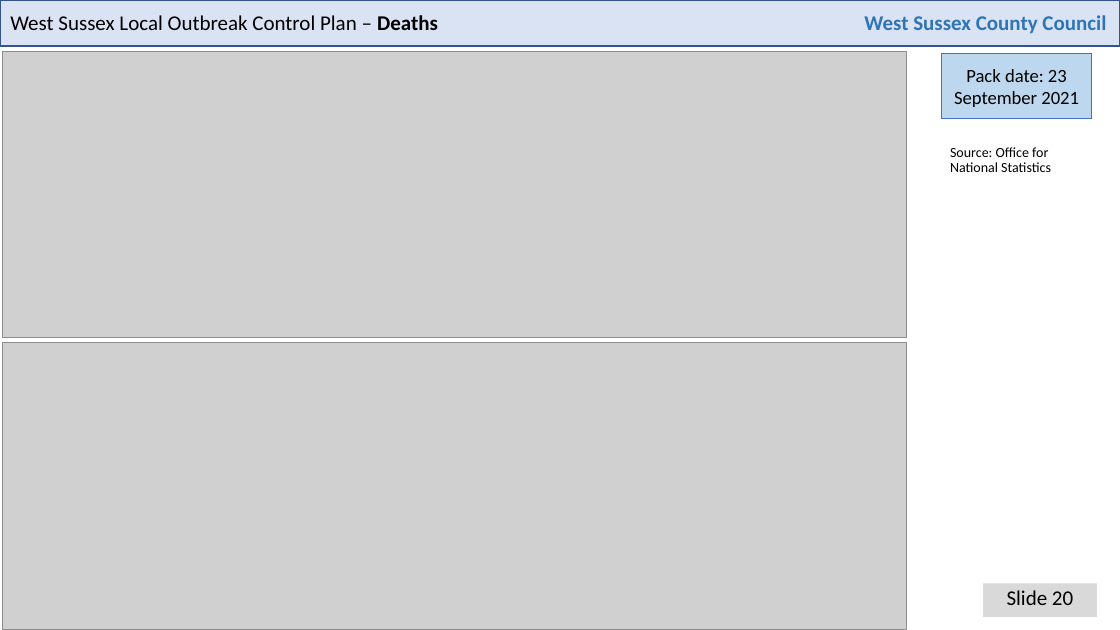
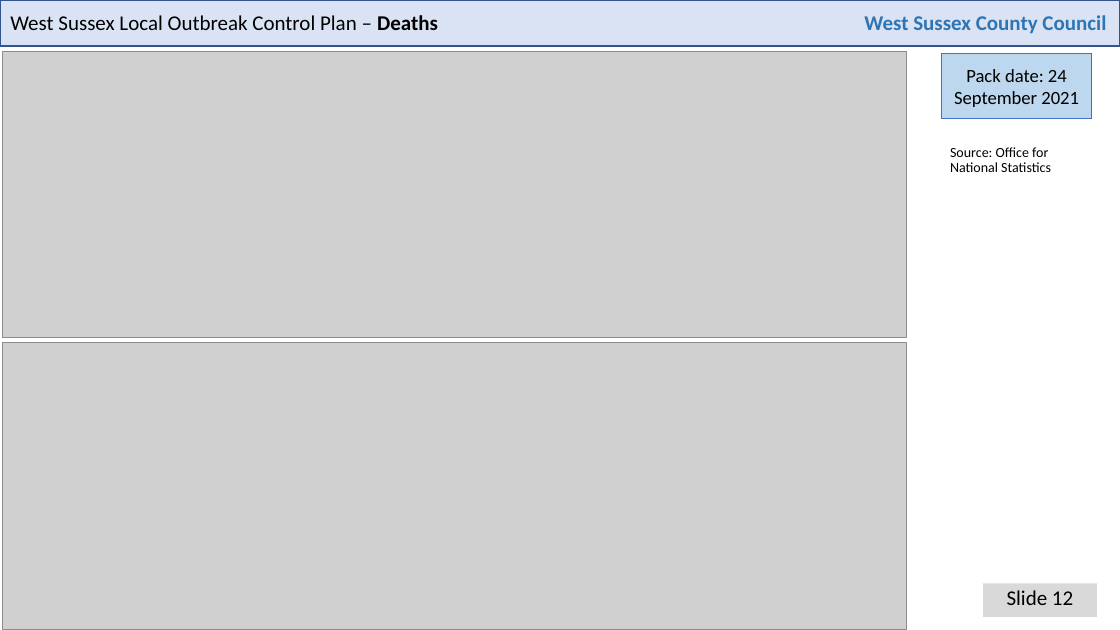
Before and after one commit to psychty/wsx_covid_datapack_public, a slide deck: slide 12 of Latest_West_Sussex_C19_slide_deck.pptx (slide 20 before the commit). Drawn at 1120x630 pixels with LibreOffice and Linux fonts; fonts in the diff are those of the drawing; grey boxes stand for pictures. Boxes give left, top, right and bottom in pixels: in the first picture for what was removed or moved away, otherwise in the second. Text is boxed around its words. In the diff, an @@ line names an element or a change of style, - is before the commit and + after.

```diff
--- a/Latest_West_Sussex_C19_slide_deck.pptx
+++ b/Latest_West_Sussex_C19_slide_deck.pptx
@@ text in rectangle at (x1=954, y1=69, x2=1079, y2=107): text changed @@
-Pack date: 23 September 2021
+Pack date: 24 September 2021
@@ text at (x1=1007, y1=590, x2=1073, y2=605): text changed @@
-Slide 20
+Slide 12
```
Also in this commit, not shown: 16 other slides changed, 5 slides removed, 52 other files.
